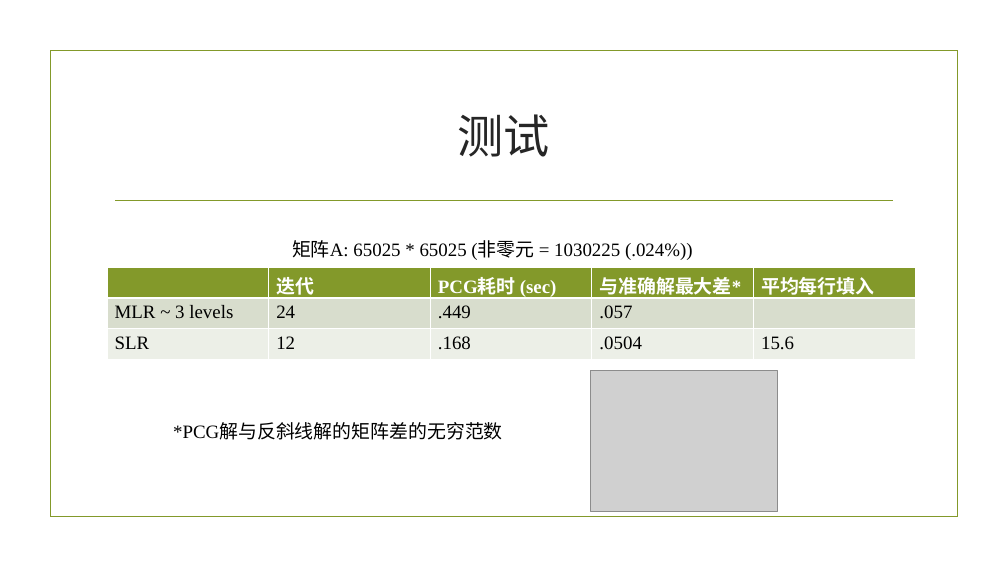
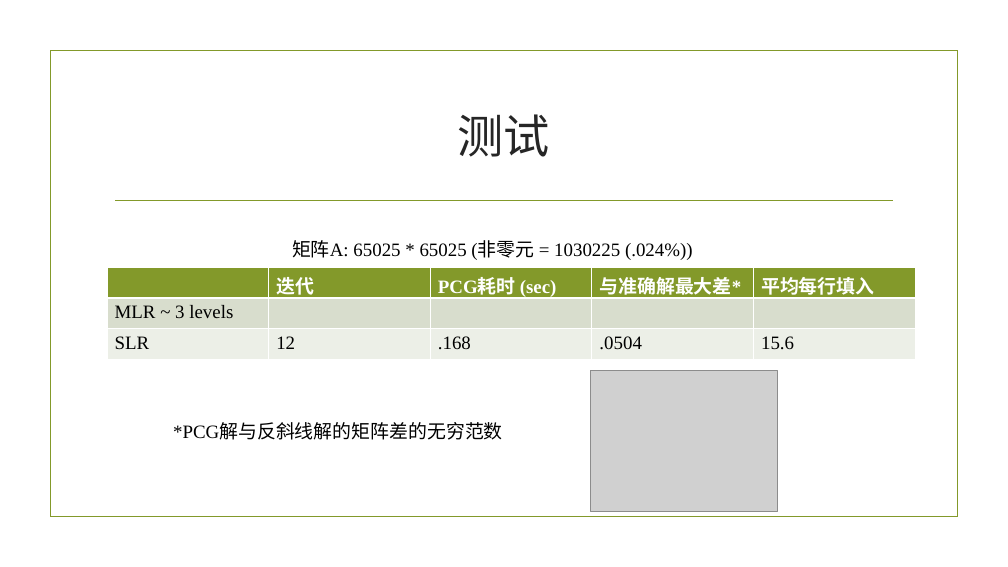
Before and after one commit to GarlGuo/numerical-algo, a slide deck: slide 14 of jan11.pptx. Drawn at 1008x567 pixels with LibreOffice and Linux fonts; fonts in the diff are those of the drawing; grey boxes stand for pictures; background and template pictures are left out. Boxes give left, top, right and bottom in pixels: in the first picture for what was removed or moved away, otherwise in the second. Text is boxed around its words. In the diff, an @@ line names an element or a change of style, - is before the commit and + after.

Commit message:
ppt

```diff
--- a/jan11.pptx
+++ b/jan11.pptx
@@ table at (x1=107, y1=268, x2=917, y2=360) @@
-row 2: MLR ~ 3 levels | 24 | .449 | .057 | 
+row 2: MLR ~ 3 levels |  |  |  | 
```
Also in this commit, not shown: 1 other slide changed, 1 slide added.
